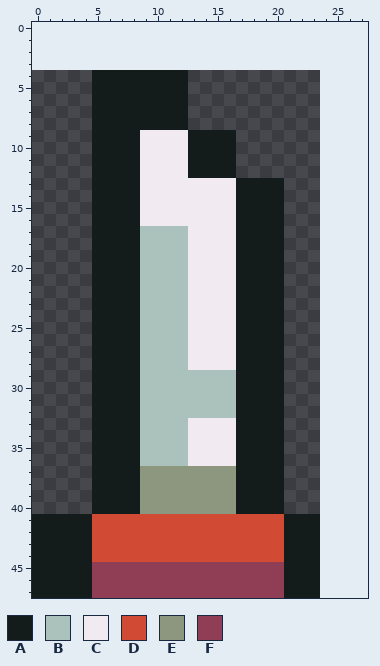
Two states of a pixel-art sprite, pictures/weapons/sword/up.png. Above is the file before it was changed.
The file is 24x44 pixels. The old version is drawn lined up with the new one, on the new canvas.
Palette (. is transparent): A #141b1b  B #abc2bc  C #f2eaf1  D #d14b34  E #8d977f  F #8f3e56
The result:
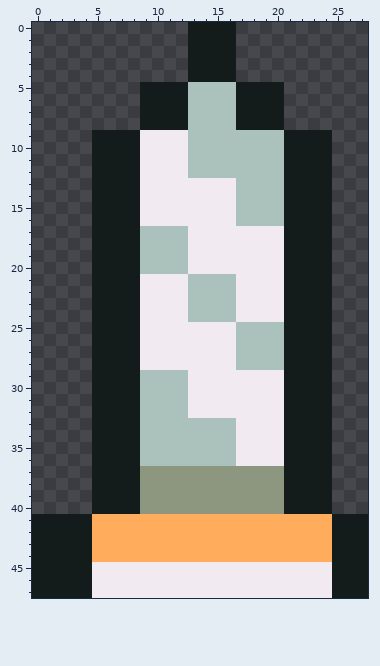
The exact change:
canvas 24x44 -> 28x48, the old top-left corner now at 0,4
colour D: #d14b34 -> #ffad5d
y 0..3: x 13..16 .... -> AAAA
y 4: x 5..16 AAAAAAAA.... -> ........AAAA
y 5..8: x 5..8 AAAA -> ....; x 13..20 ........ -> BBBBAAAA
y 9..12: x 13..24 AAAA........ -> BBBBBBBBAAAA
y 13..16: x 17..24 AAAA.... -> BBBBAAAA
y 17..20: x 17..24 AAAA.... -> CCCCAAAA
y 21..24: x 9..24 BBBBCCCCAAAA.... -> CCCCBBBBCCCCAAAA
y 25..28: x 9..12 BBBB -> CCCC; x 17..24 AAAA.... -> BBBBAAAA
y 29..32: x 13..24 BBBBAAAA.... -> CCCCCCCCAAAA
y 33..36: x 13..24 CCCCAAAA.... -> BBBBCCCCAAAA
y 37..40: x 17..24 AAAA.... -> EEEEAAAA
y 41..44: x 21..27 AAA.... -> DDDDAAA
y 45..47: x 5..27 FFFFFFFFFFFFFFFFAAA.... -> CCCCCCCCCCCCCCCCCCCCAAA
Changed places in both pictures, as pixel boxes (x1, y1, x2, y2):
changed: (92, 22, 368, 598)
